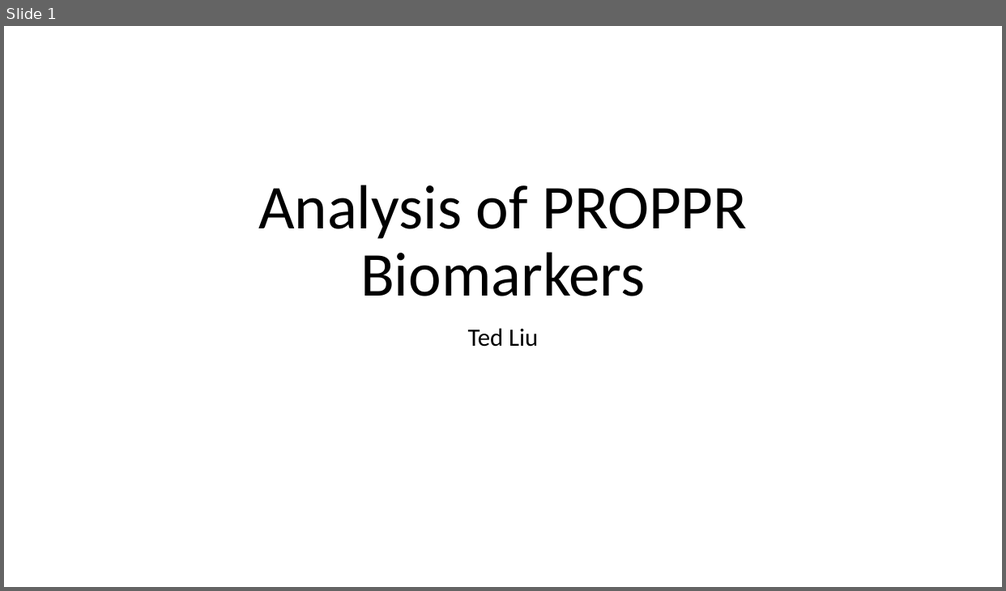
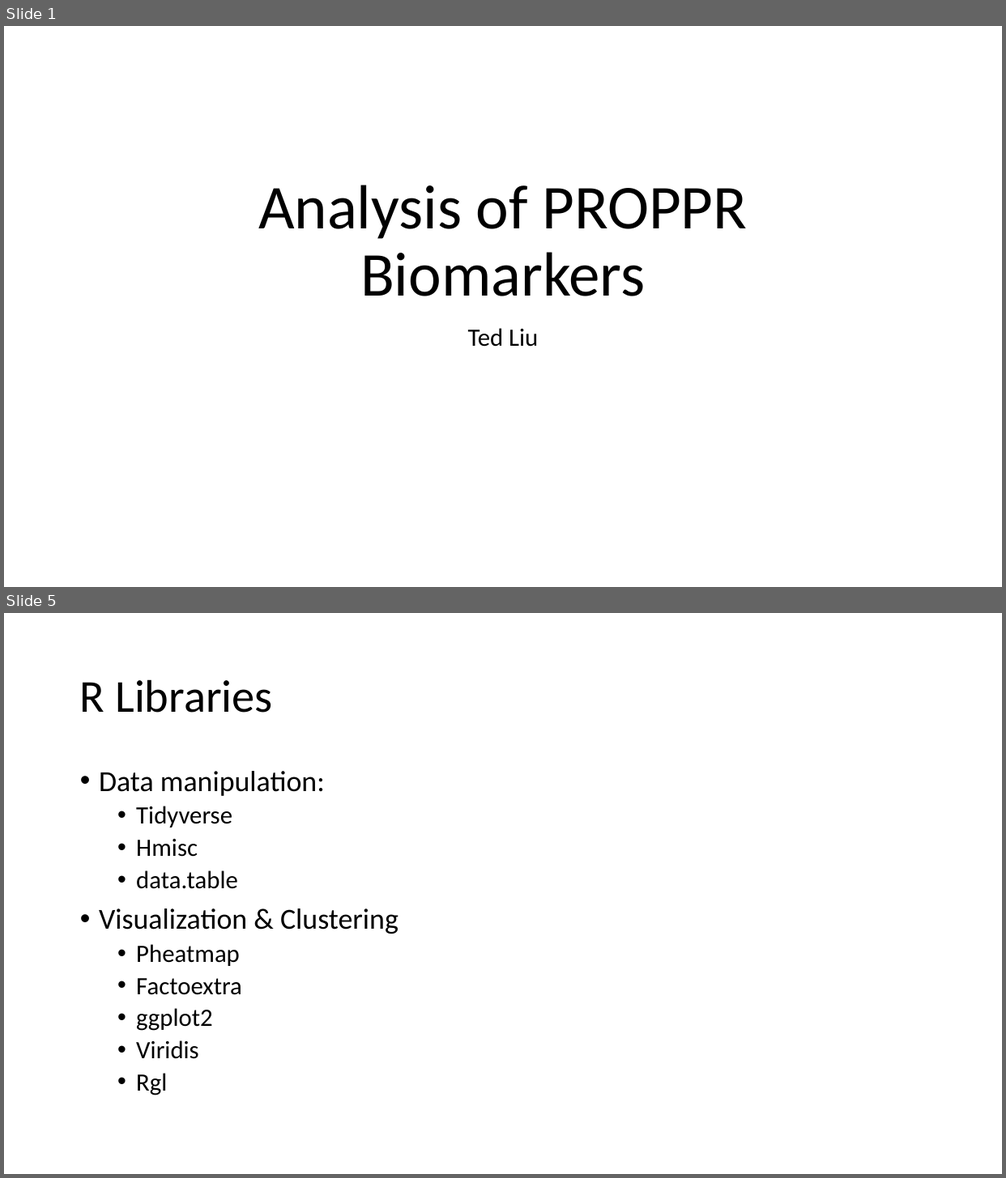
Before and after one commit to tliu-2/PROPPR, a slide deck: Presentation.pptx. Shown one above the other, each under a label of ours: slide 1 before the commit, slides 1 and 5 after it; the slides between them are not shown. The pictures are 1006x591 and 1006x1178 pixels, drawn with LibreOffice and Linux fonts; fonts in the diff are those of the drawing. Boxes give left, top, right and bottom in pixels: in the first picture for what was removed or moved away, otherwise in the second. Text is boxed around its words. In the diff, an @@ line names an element or a change of style, - is before the commit and + after.

```diff
--- a/Presentation.pptx
+++ b/Presentation.pptx
@@ slide 5 added at (4, 613, 1002, 1174), background #FFFFFF @@
@@ title added at (80, 679, 273, 713), 44 pt, text #000000 @@
+R Libraries
@@ text added at (99, 771, 398, 1096), 24 pt, text #000000 @@
+• Data manipulation:
+  • Tidyverse
+  • Hmisc
+  • data.table
+• Visualization & Clustering
+  • Pheatmap
+  • Factoextra
+  • ggplot2
+  • Viridis
+  • Rgl
```
Also in this commit, not shown: 8 slides changed, 1 other slide added, 2 slides removed, 18 other files.
